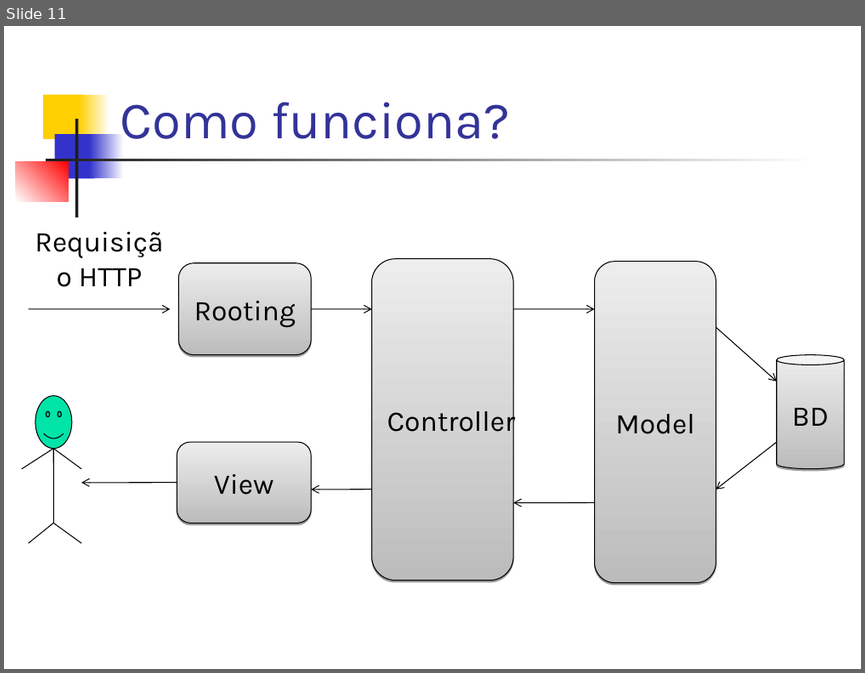
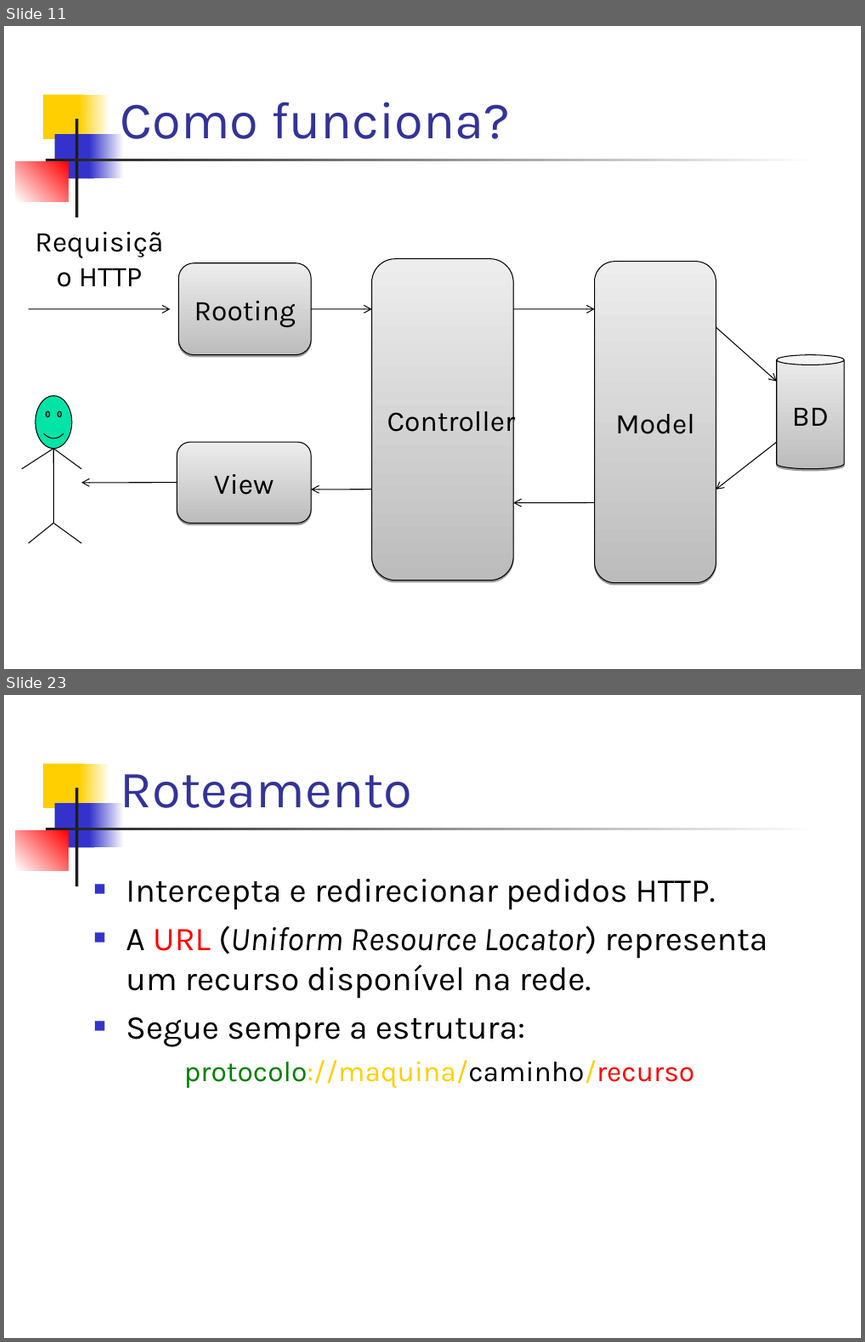
Before and after one commit to dssika/mini-curso-asp-net-mvc3, a slide deck: Slide/Mini Curso.ppt. Shown one above the other, each under a label of ours: slide 11 before the commit, slides 11 and 23 after it; the slides between them are not shown. The pictures are 865x673 and 865x1342 pixels, drawn with LibreOffice and Linux fonts; fonts in the diff are those of the drawing. Boxes give left, top, right and bottom in pixels: in the first picture for what was removed or moved away, otherwise in the second. Text is boxed around its words. In the diff, an @@ line names an element or a change of style, - is before the commit and + after.

```diff
--- a/Slide/Mini Curso.ppt
+++ b/Slide/Mini Curso.ppt
@@ slide 23 added at (x1=4, y1=695, x2=861, y2=1338), background #FFFFFF; not listed: 7 template elements that a slide beside it also shows @@
@@ title added at (x1=120, y1=774, x2=412, y2=808), 44 pt, text #333399 @@
+Roteamento
@@ text added at (x1=126, y1=879, x2=768, y2=1088), 28 pt, text #000000 @@
+■ Intercepta e redirecionar pedidos HTTP.
+■ A URL (Uniform Resource Locator) representa um recurso disponível na rede.
+■ Segue sempre a estrutura:
+  protocolo://maquina/caminho/recurso
```
Also in this commit, not shown: 8 slides changed, 14 other slides added.
